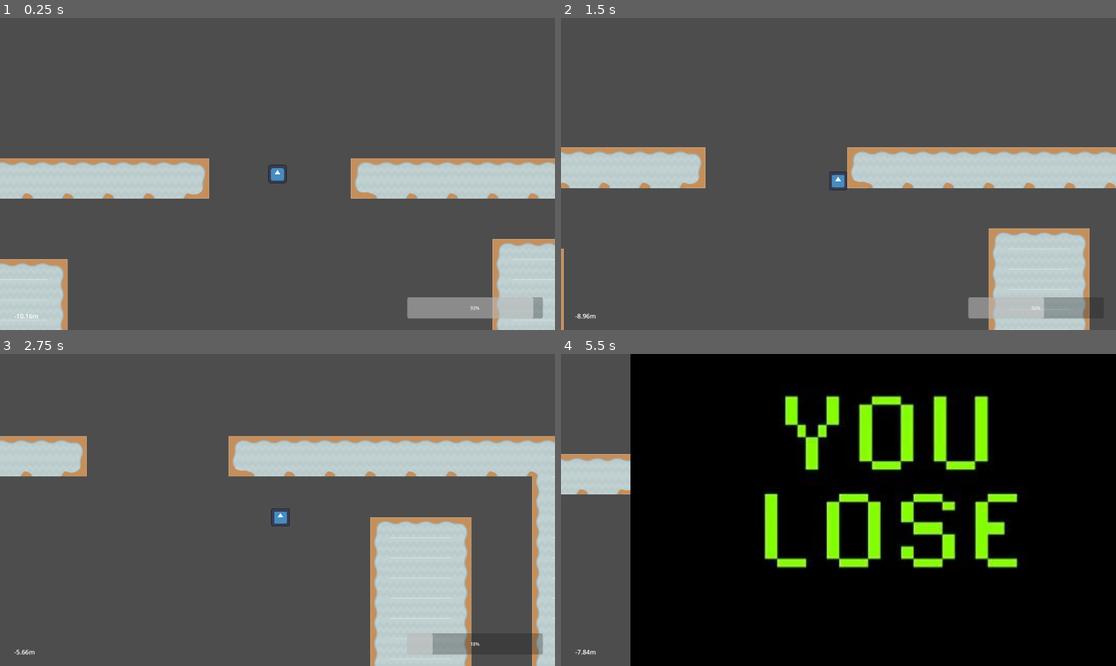
Above: before the commit, frames 1-4 (two rows, left to right).
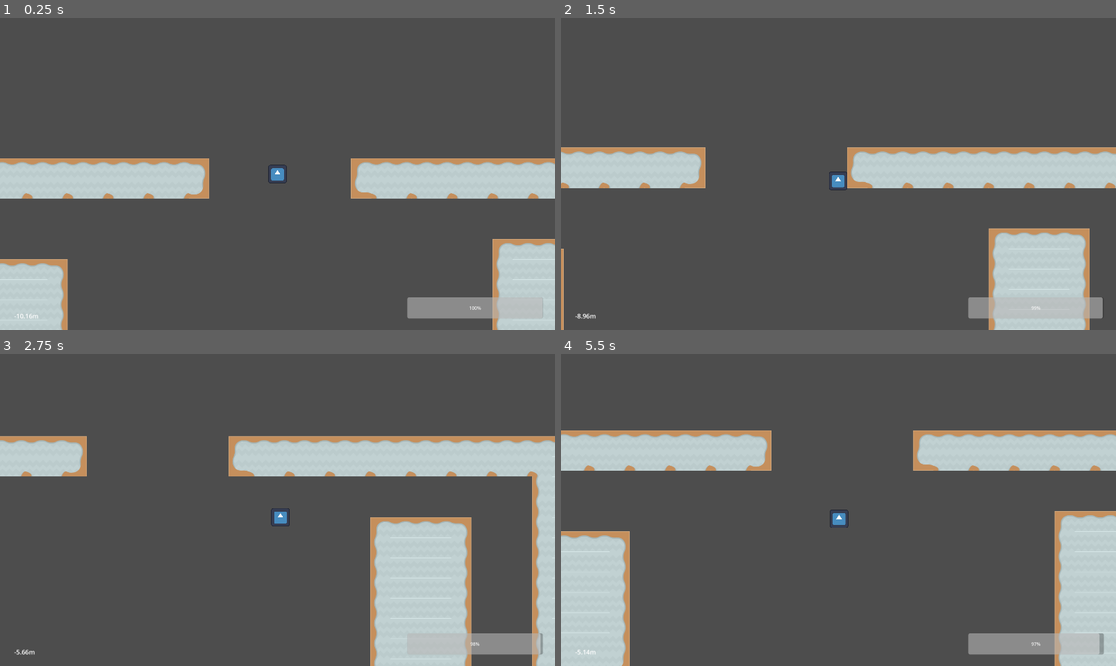
Above: after the commit, the same moments.

Repository: Geofoods/hungry-shark-evolution
Game: Godot game, scene res://scenes/level.tscn
The game is run twice, just before and just after one commit, with the same random seed, the same clock (stepped at 60 frames per second) and the same inputs. The engine's default icon, where the game draws it, is replaced by a stand-in: a white triangle on a blue panel in a dark square.
Inputs (mouse positions are in pixels of both pictures, inside the frame that each line leads up to):
- Up to frame 1 (0.25 s): no input
- Up to frame 2 (1.5 s): move the mouse to (960, 158) at 0.52 s; hold Right (ui_right) 0.53-1.28 s; move the mouse to (727, 189) at 1.27 s; hold Down (ui_down) from 1.28 s (still down)
- Up to frame 3 (2.75 s): move the mouse to (333, 441) at 2.02 s; release Down (ui_down) at 2.03 s; hold Right (ui_right) from 2.03 s (still down)
- Up to frame 4 (5.5 s): move the mouse to (810, 572) at 2.77 s; release Right (ui_right) at 2.78 s; hold Up (ui_up) 2.78-3.53 s; move the mouse to (1005, 556) at 3.52 s; hold Left (ui_left) 3.53-5.03 s; move the mouse to (672, 463) at 4.27 s; move the mouse to (866, 510) at 5.02 s; hold Down (ui_down) from 5.03 s (still down)

The runs differ from the first frame. In frame 1, 0.1% of the frame differs, in the area x 84-98%, y 89-97%; in frame 2, 0.7%; in frame 3, 1.3%; in frame 4, 95%, in the area x 0-100%, y 0-100%.

Commit message:
Changed oxygen time
changed from 0.5 to 0.01

Diff:
--- a/scenes/progress_bar.gd
+++ b/scenes/progress_bar.gd
@@ -4,7 +4,7 @@
 
 func _process(delta):
 	value = UserInterface.oxygen
-	UserInterface.oxygen -= 0.5
+	UserInterface.oxygen -= 0.01
 
 	if UserInterface.oxygen <= 0 and not game_over:
 		game_over = true
